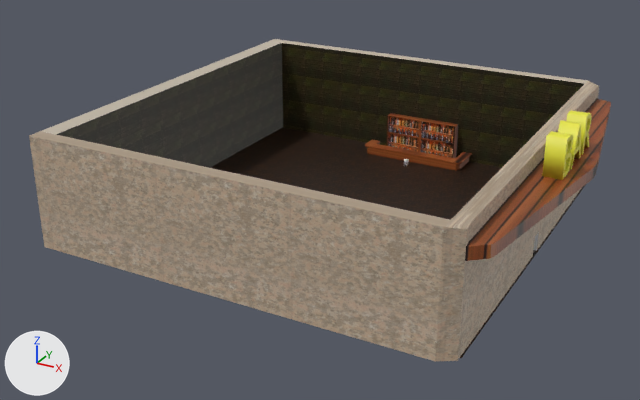
Renders of the Blender file FPS Dummy 64/Assets/Models/Bar/Bar.blend from each side of a commit.
One viewpoint serves both versions: a camera (50 mm lens) standing at (52.2, -103.3, 52.5) and looking at (-2.0, -4.8, 3.2). Every picture has the same lights, and +X, +Y and +Z are marked at lower left.

The older version as bpy lines, for what is in view:
```python
me_cube_001 = bpy.data.meshes.new('Cube.001')
me_cube_001.from_pydata(...)  # 122 vertices, 121 faces; spans x -56.0..7.1, y -1.0..1.0, z -1.0..1.0
# faces by material slot: [21, 60, 17, 23]
me_cube_001.materials.append(mat_material)  # white #e7e7e7
me_cube_001.materials.append(mat_outside)  # picture img_hmc_textures_09800_rgba16_png
me_cube_001.materials.append(mat_thingy)  # picture img_ttm_textures_07000_rgba16_png
me_cube_001.materials.append(mat_inside)  # picture img_jrb_textures_0a000_rgba16_png
# before: 96 (-53.4, 0.9, 1.0) at pixel (281, 42), 97 (-53.4, 0.9, 0.7) at pixel (281, 53), 118 (-53.4, -0.9, 1.0) at pixel (55, 134), 121 (-53.4, -0.9, 0.7)
me_cube_002 = bpy.data.meshes.new('Cube.002')
me_cube_002.from_pydata(...)  # 136 vertices, 134 faces; spans x -1.04..1.04, y -1.05..5.3, z -1.0..0.8
me_cube_002.materials.append(mat_thingy)  # picture img_ttm_textures_07000_rgba16_png
me_plane = bpy.data.meshes.new('Plane')
me_plane.from_pydata(...)  # 4 vertices, 1 face; spans x -1.0..1.0, y -1.0..1.0, z 0.0
me_plane.materials.append(mat_floor)  # picture img_bbh_textures_09000_rgba16_png
ob_cube = bpy.data.objects.new('Cube', me_cube_001)
ob_cube.location = (26.2, 0.0, 7.7)
ob_cube.scale = (1.0, 29.2, 7.74)
ob_cube_001 = bpy.data.objects.new('Cube.001', me_cube_002)
ob_cube_001.location = (0.0, 23.1, 0.8)
ob_cube_001.scale = (8.25, 0.801, 0.801)
ob_floor = bpy.data.objects.new('Floor', me_plane)
ob_floor.location = (0.0, 0.0, 0.0)
ob_floor.scale = (27.4, 27.4, 27.4)
# also in view: 'Text' at (29.8, -0.2, 15.9); 'Booze' at (0.0, 26.6, 3.0)
```
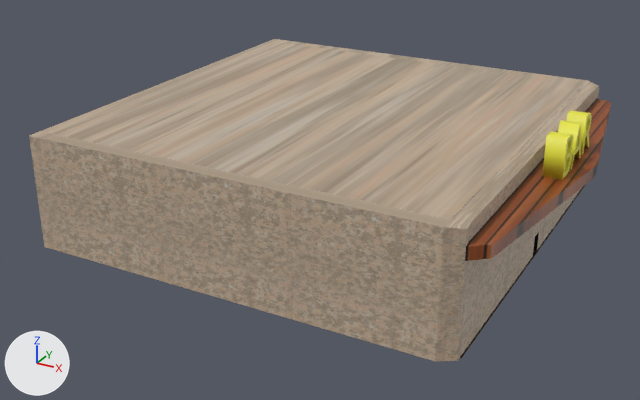
Location of each change, (x1, y1, x2, y2) in pixels of the pictures (640 x 400 px):
part 1 of me_cube_001, built on: before (56, 43, 282, 140); after (56, 43, 584, 220)
part 2 of me_cube_001, surface changed (grey to beige): (30, 39, 588, 138) in both
part 3 of me_cube_001, recoloured: (534, 232, 539, 251) in both
'Floor', unchanged, covered by the edit: before (210, 127, 584, 358); after (460, 186, 584, 358)
'Booze', unchanged, covered by the edit: before (386, 113, 458, 158)
'Cube.001', unchanged, covered by the edit: before (365, 139, 472, 170)

The change, as a list of edits to the scene's bpy script:
```text
Change me_cube_001:
    used by ob_cube; location = (26.2, 0.0, 7.7); scale = (1.0, 29.2, 7.74)
    verts and faces of me_cube_001; kept vertices keep their numbers, new ones are numbered from 122
    remove me_cube_001.from_pydata(...)  # 122 vertices, 121 faces; spans x -56.0..7.1, y -1.0..1.0, z -1.0..1.0
    add me_cube_001.from_pydata(...)  # 126 vertices, 125 faces; spans x -56.0..7.1, y -1.0..1.0, z -1.0..1.0
    me_cube_001 part 1
    add delete_faces([(96, 118, 121, 97)])
    add for new, old in zip([*range(122, 126)], [96, 97, 118, 121]): verts[new] = verts[old] + (52.4, 0.0, 0.0)
    add faces += [(96, 118, 124, 122)]  # mat_outside (picture img_hmc_textures_09800_rgba16_png)
    add faces += [(122, 124, 125, 123), (97, 123, 125, 121), (96, 122, 123, 97)]  # mat_inside (picture img_jrb_textures_0a000_rgba16_png)
    add faces += [(118, 121, 125, 124)]  # mat_material (white #e7e7e7)
    me_cube_001 part 2: 4 kept faces spanning x -56.0..-1.0, y -1.0..1.0, z 1.0 get new texture (UV) coordinates
    me_cube_001 part 3: 7 faces spanning x -56.0..1.0, y -0.9..0.0, z -1.0..1.0 switch from mat_material (white #e7e7e7) to mat_inside (picture img_jrb_textures_0a000_rgba16_png)
```
